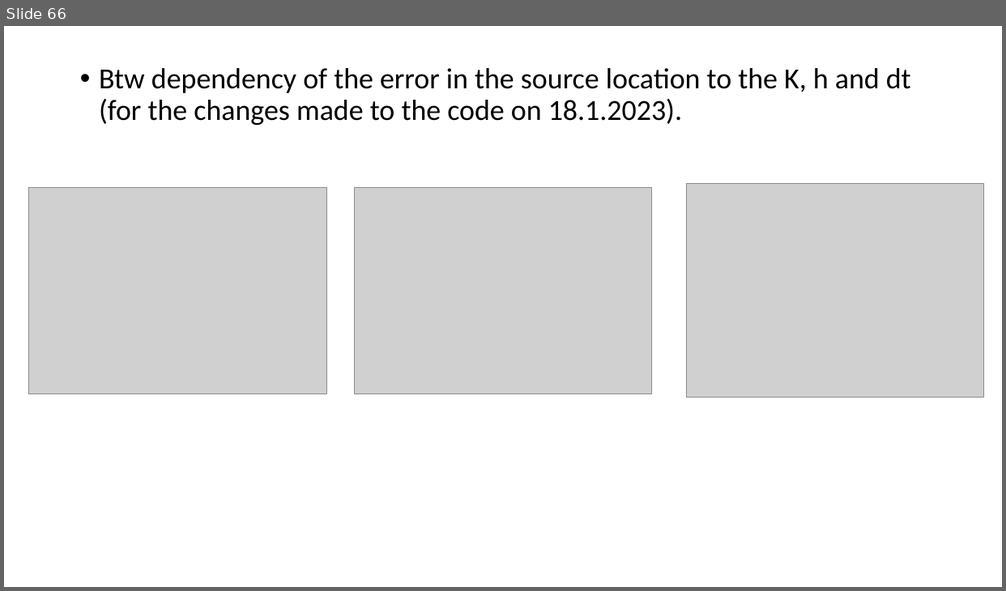
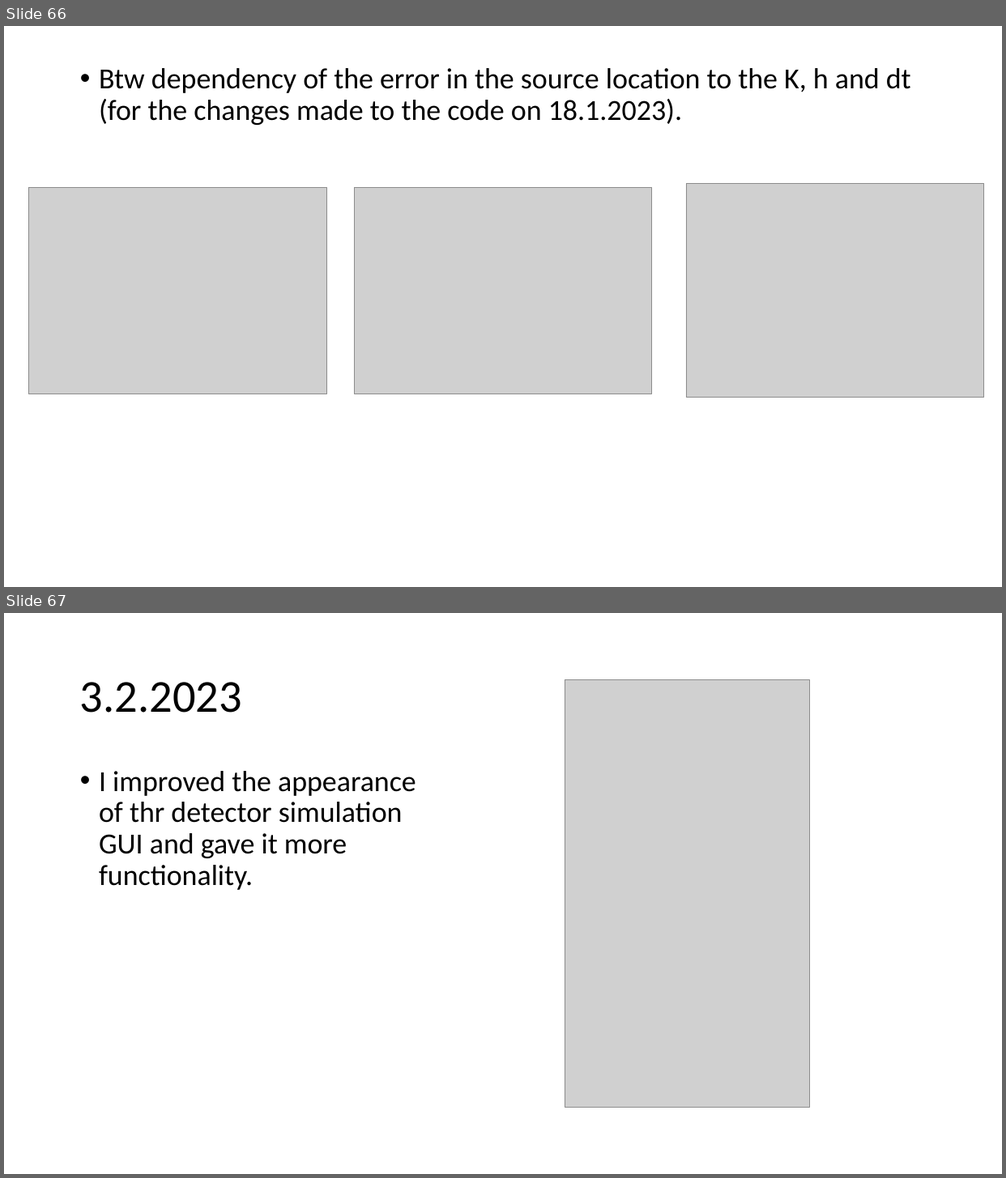
Before and after one commit to urhtrinko/DroneRadioactivity_student_job, a slide deck: reports/work_diary.pptx. Shown one above the other, each under a label of ours: slide 66 before the commit, slides 66 and 67 after it. The pictures are 1006x591 and 1006x1178 pixels, drawn with LibreOffice and Linux fonts; fonts in the diff are those of the drawing; grey boxes stand for pictures. Boxes give left, top, right and bottom in pixels: in the first picture for what was removed or moved away, otherwise in the second. Text is boxed around its words. In the diff, an @@ line names an element or a change of style, - is before the commit and + after.

Commit message:
GUI for detector simulation

```diff
--- a/reports/work_diary.pptx
+++ b/reports/work_diary.pptx
@@ slide 67 added at (x1=4, y1=613, x2=1002, y2=1174), background #FFFFFF @@
@@ title added at (x1=80, y1=682, x2=242, y2=713), 44 pt, text #000000 @@
+3.2.2023
@@ picture added at (x1=565, y1=679, x2=809, y2=1108) @@
@@ text added at (x1=99, y1=771, x2=416, y2=890), 28 pt, text #000000 @@
+• I improved the appearance of thr detector simulation GUI and gave it more functionality.
```
Also in this commit, not shown: 13 other files.
